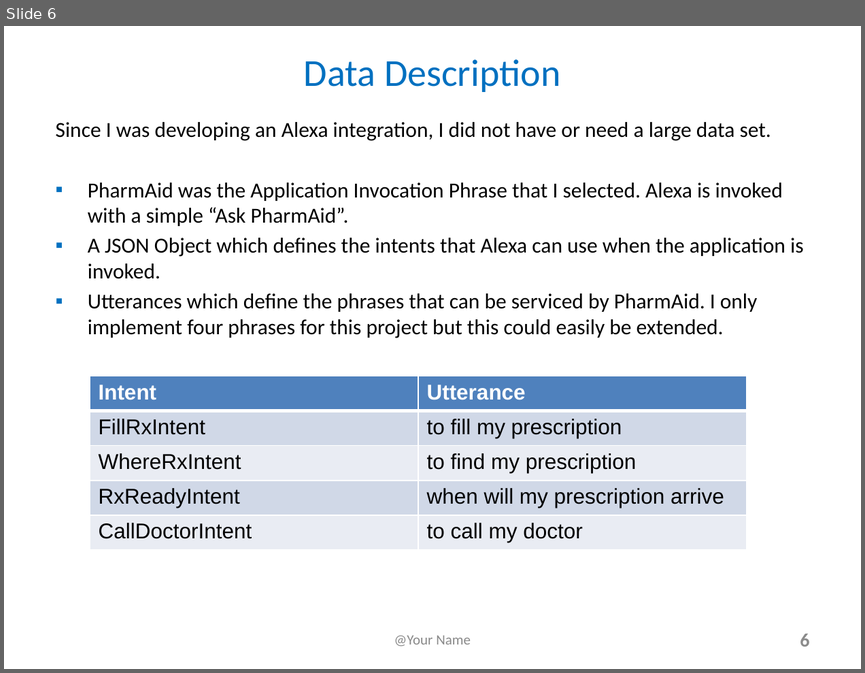
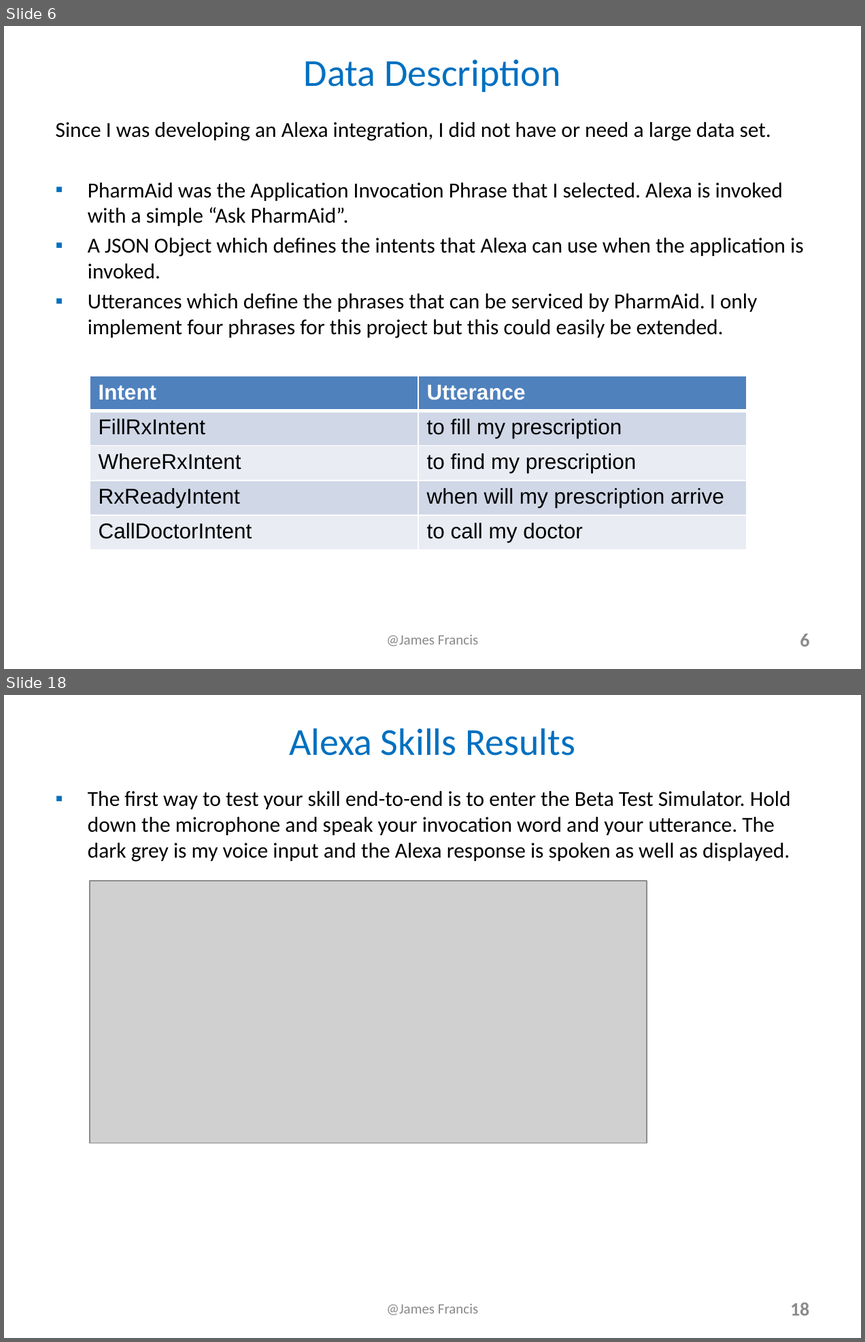
Before and after one commit to james-francis/DeepAzure-FinalProject, a slide deck: Alexa_JamesFrancis_Presentation.pptx. Shown one above the other, each under a label of ours: slide 6 before the commit, slides 6 and 18 after it; the slides between them are not shown. The pictures are 865x673 and 865x1342 pixels, drawn with LibreOffice and Linux fonts; fonts in the diff are those of the drawing; grey boxes stand for pictures. Boxes give left, top, right and bottom in pixels: in the first picture for what was removed or moved away, otherwise in the second. Text is boxed around its words. In the diff, an @@ line names an element or a change of style, - is before the commit and + after.

```diff
--- a/Alexa_JamesFrancis_Presentation.pptx
+++ b/Alexa_JamesFrancis_Presentation.pptx
@@ slide 18 added at <box>4,695,861,1338</box>, background #FFFFFF @@
@@ title added at <box>289,728,575,756</box>, 32 pt, text #0070C0 @@
+Alexa Skills Results
@@ text added at <box>88,791,791,862</box>, 18 pt, text #000000 @@
+▪ The first way to test your skill end-to-end is to enter the Beta Test Simulator. Hold down the microphone and speak your invocation word and your utterance. The dark grey is my voice input and the Alexa response is spoken as well as displayed.
@@ picture added at <box>90,881,647,1143</box> @@
@@ text added at <box>386,1303,478,1315</box>, 12 pt, text #898989 @@
+@James Francis
@@ page number added at <box>790,1302,809,1315</box>, 16 pt, text #8C8C8C, bold @@
+18
@@ slide 6 changed as well @@
@@ text at <box>386,634,478,646</box>: text changed @@
-@Your Name
+@James Francis
```
Also in this commit, not shown: 2 other slides changed, 13 other slides added, 1 other file.
